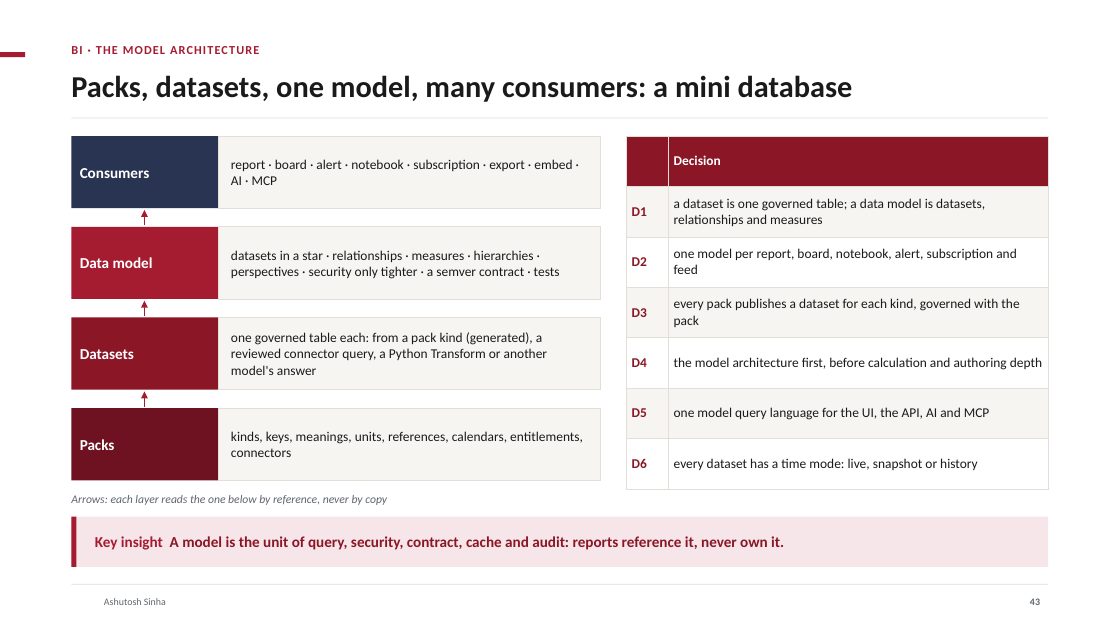
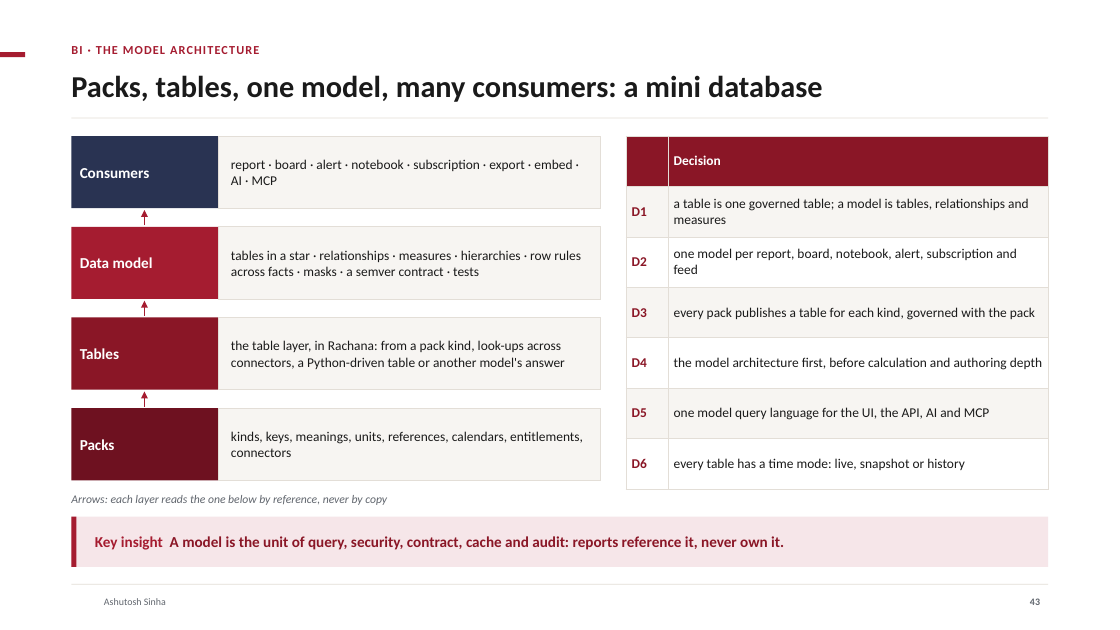
Before and after one commit to ajsinha/drishti, a slide deck: slide 43 of docs/publications/Drishti-Design-and-Evidence.pptx. Drawn at 1120x630 pixels with LibreOffice and Linux fonts; fonts in the diff are those of the drawing; background and template pictures are left out. Boxes give left, top, right and bottom in pixels: in the first picture for what was removed or moved away, otherwise in the second. Text is boxed around its words. In the diff, an @@ line names an element or a change of style, - is before the commit and + after.

```diff
--- a/docs/publications/Drishti-Design-and-Evidence.pptx
+++ b/docs/publications/Drishti-Design-and-Evidence.pptx
@@ title at (71,75,823,102): text changed @@
-Packs, datasets, one model, many consumers: a mini database
+Packs, tables, one model, many consumers: a mini database
@@ table at (626,136,1049,489) @@
-row 2, column 2: a dataset is one governed table; a data model is datasets, relationships and measures
+row 2, column 2: a table is one governed table; a model is tables, relationships and measures
-row 4, column 2: every pack publishes a dataset for each kind, governed with the pack
+row 4, column 2: every pack publishes a table for each kind, governed with the pack
-row 7, column 2: every dataset has a time mode: live, snapshot or history
+row 7, column 2: every table has a time mode: live, snapshot or history
@@ text at (231,250,581,276): text changed @@
-datasets in a star · relationships · measures · hierarchies · perspectives · security only tighter · a semver contract · tests
+tables in a star · relationships · measures · hierarchies · row rules across facts · masks · a semver contract · tests
@@ text at (80,348,119,359): text changed @@
-Datasets
+Tables
@@ text at (231,340,565,369): text changed @@
-one governed table each: from a pack kind (generated), a reviewed connector query, a Python Transform or another model's answer
+the table layer, in Rachana: from a pack kind, look-ups across connectors, a Python-driven table or another model's answer
```
Also in this commit, not shown: 12 other slides changed, 2 slides added, 3 other files.
